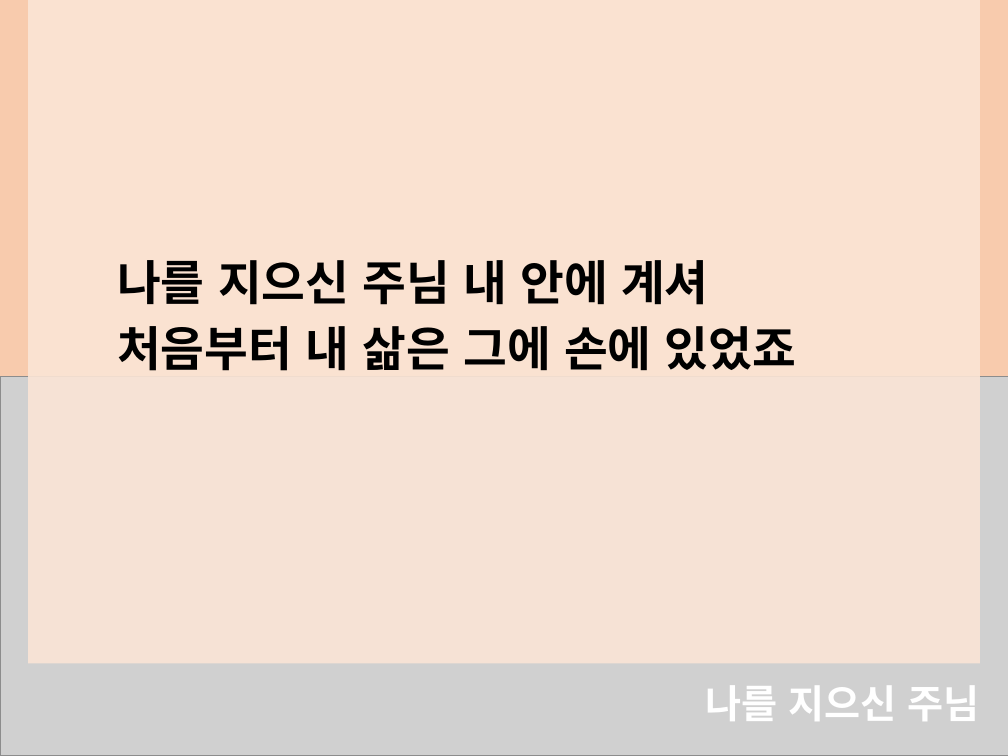
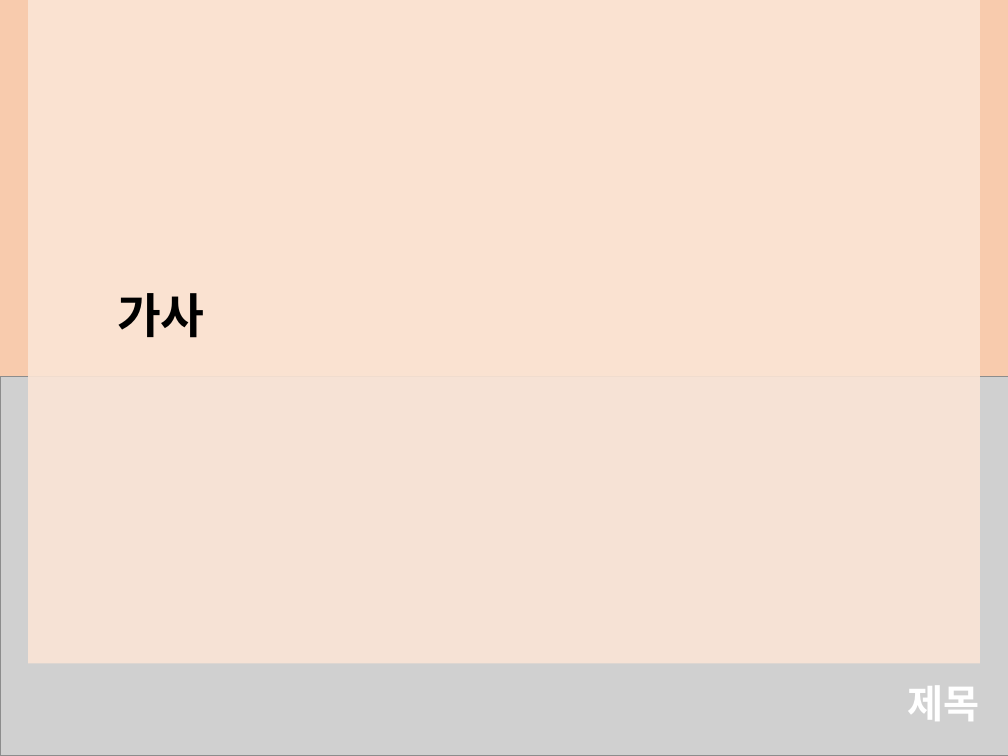
Before and after one commit to hyeongJuKim/praise-ppt, a slide deck: slide 1 of template/lyrics-template2.pptx. Drawn at 1008x756 pixels with LibreOffice and Linux fonts; fonts in the diff are those of the drawing; grey boxes stand for pictures. Boxes give left, top, right and bottom in pixels: in the first picture for what was removed or moved away, otherwise in the second. Text is boxed around its words. In the diff, an @@ line names an element or a change of style, - is before the commit and + after.

```diff
--- a/template/lyrics-template2.pptx
+++ b/template/lyrics-template2.pptx
@@ text at <box>117,293,205,338</box>: text changed @@
-나를 지으신 주님 내 안에 계셔
-처음부터 내 삶은 그에 손에 있었죠
+가사
@@ title at <box>907,686,979,721</box>: text changed @@
-나를 지으신 주님
+제목
```
Also in this commit, not shown: 2 other files.
